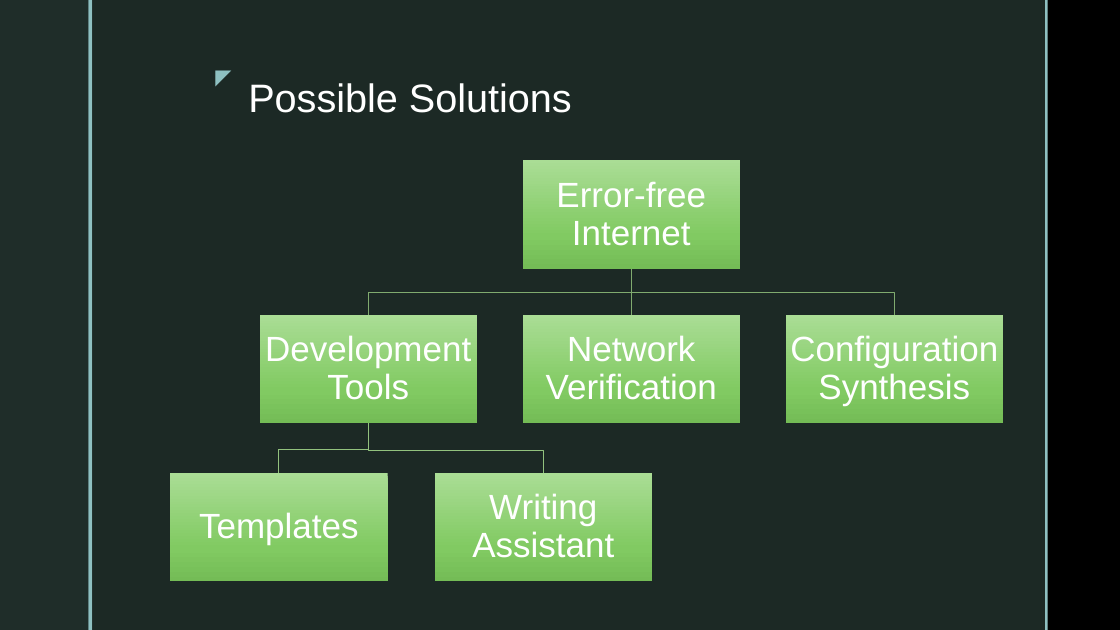
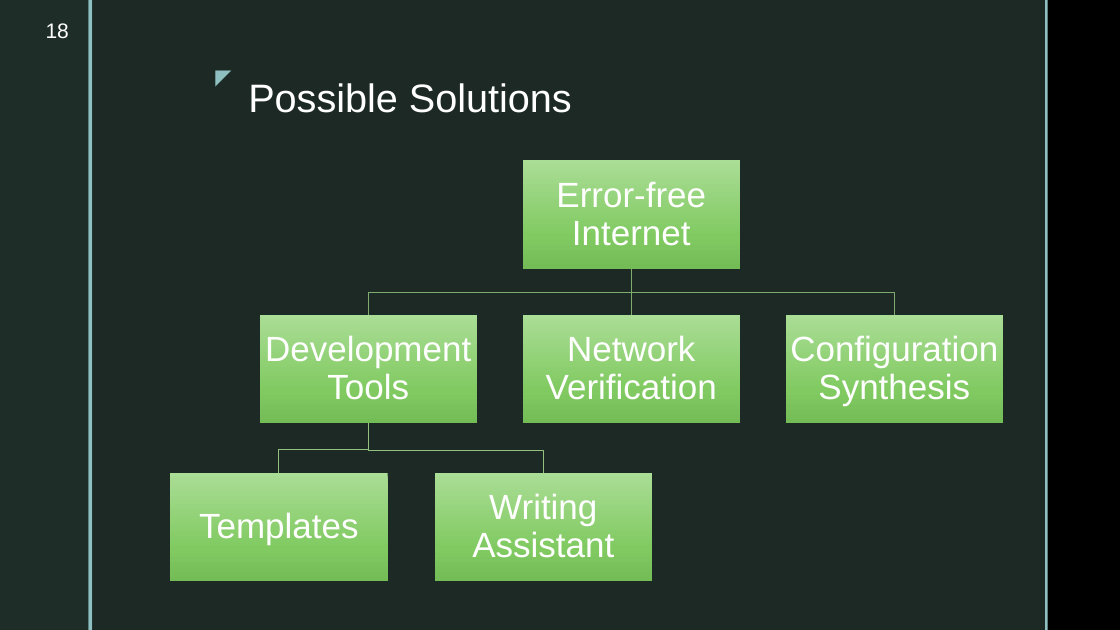
Before and after one commit to ahsanMah/config-completion, a slide deck: slide 18 of Final Presentation.pptx (slide 5 before the commit). Drawn at 1120x630 pixels with LibreOffice and Linux fonts; fonts in the diff are those of the drawing; background and template pictures are left out. Boxes give left, top, right and bottom in pixels: in the first picture for what was removed or moved away, otherwise in the second. Text is boxed around its words. In the diff, an @@ line names an element or a change of style, - is before the commit and + after.

```diff
--- a/Final Presentation.pptx
+++ b/Final Presentation.pptx
@@ page number added at bbox=[46, 23, 69, 38], 18 pt, text #FFFFFF @@
+18
```
Also in this commit, not shown: 9 other slides changed, 8 slides added, 5 slides removed, 18 other files.
